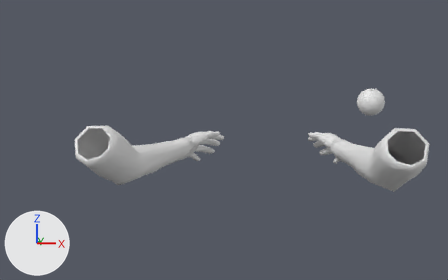
Before and after pictures for a commit that changed the Blender file Art/personnages/hand.blend.
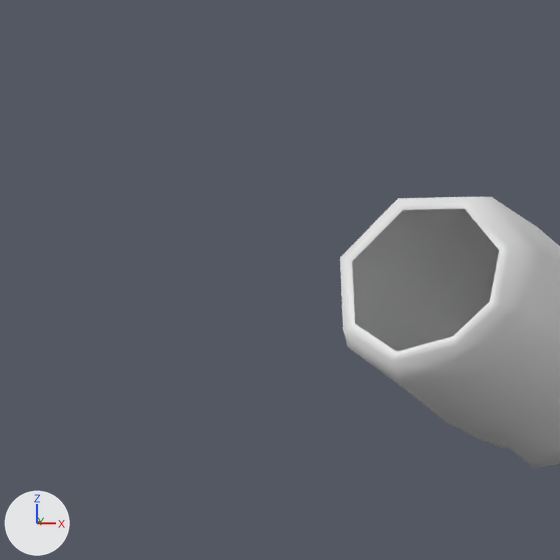
The first picture shows the older version from a 50 mm camera at (3.3, -27.7, 2.9) aimed at (-2.1, 7.4, 0.1). The close-ups show the older and then the newer version on the part from 0% to 27% of the width and 29% to 73% of the height of that picture. Only the edits that show in the close-ups are written down. The lights are fixed; the arrows at lower left show +X, +Y and +Z.

Objects in the first close-up: 'hand'.
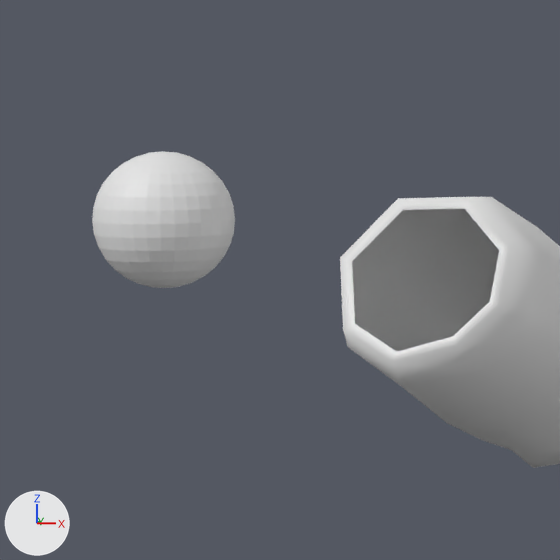
Location of each change, [x1, y1, x2, y2] in pixels of the close-ups (560 x 560 px):
'Sphere', moved (not visible before)
    after: [92, 151, 235, 288]

What the commit changed:
Object 'Sphere' (ob_sphere) moves from (6.67, 14.28, 2.16) to (-13.27, 7.01, 0.53).
